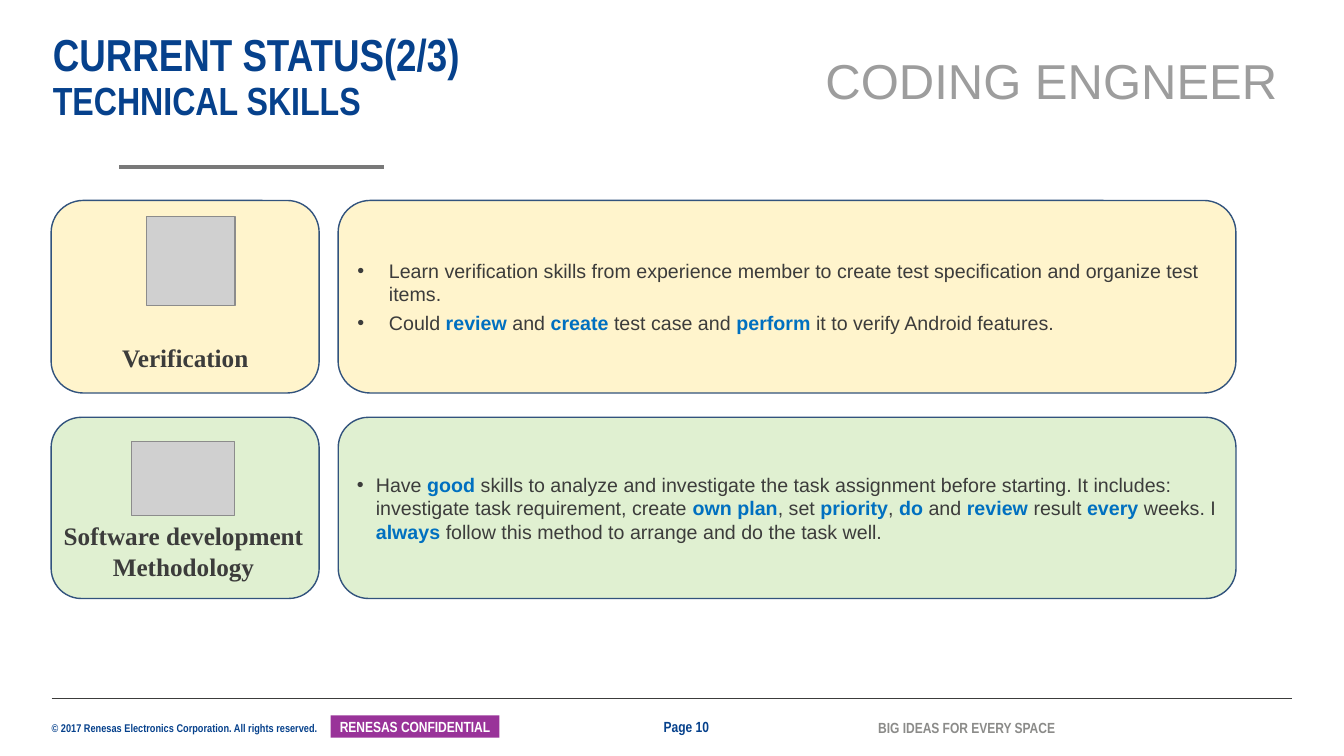
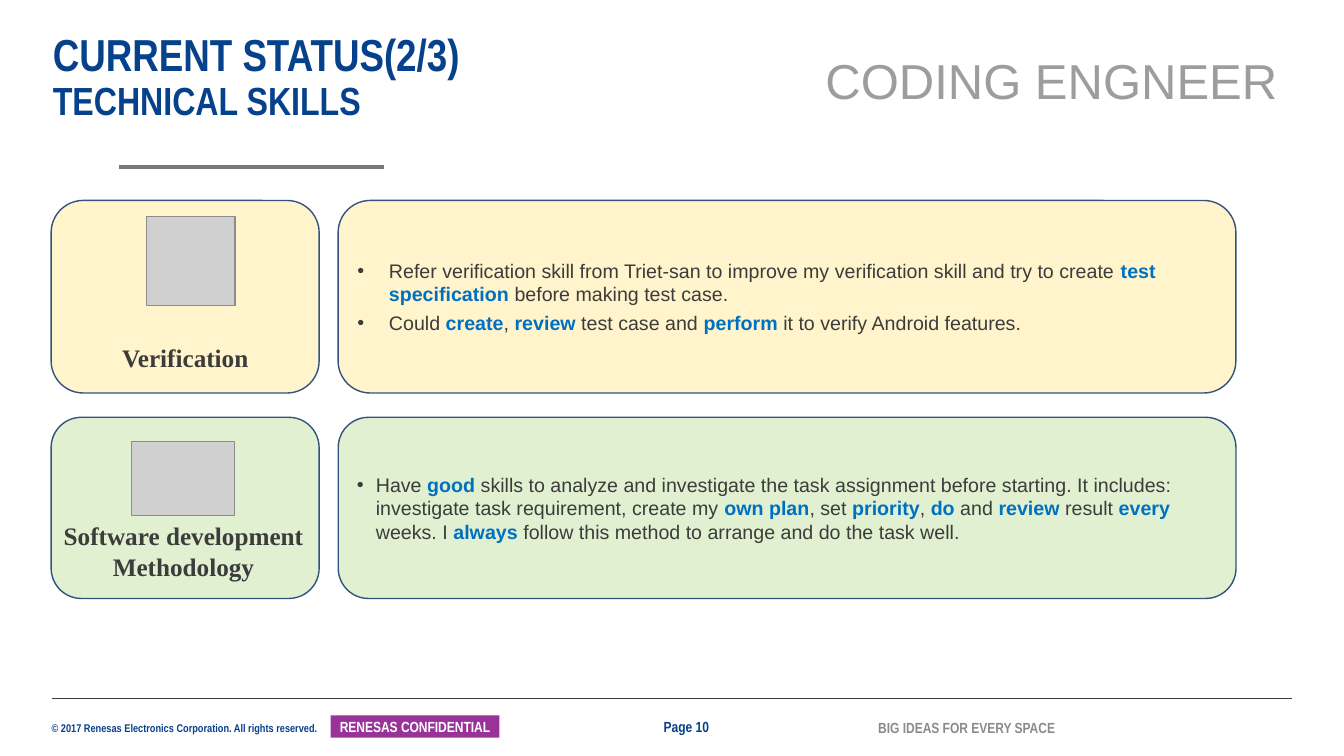
Before and after one commit to tranchikha/myapplication, a slide deck: slide 10 of LAST_TERM/2042_TranChiKha_SS32_MentorMentee_26G.pptx. Drawn at 1344x756 pixels with LibreOffice and Linux fonts; fonts in the diff are those of the drawing; grey boxes stand for pictures; background and template pictures are left out. Boxes give left, top, right and bottom in pixels: in the first picture for what was removed or moved away, otherwise in the second. Text is boxed around its words. In the diff, an @@ line names an element or a change of style, - is before the commit and + after.

```diff
--- a/LAST_TERM/2042_TranChiKha_SS32_MentorMentee_26G.pptx
+++ b/LAST_TERM/2042_TranChiKha_SS32_MentorMentee_26G.pptx
@@ text in rounded rectangle at [389,263,1156,334]: text changed @@
-• Learn verification skills from experience member to create test specification and organize test items.
-• Could review and create test case and perform it to verify Android features.
+• Refer verification skill from Triet-san to improve my verification skill and try to create test specification before making test case.
+• Could create, review test case and perform it to verify Android features.
@@ text in rounded rectangle at [376,477,1171,543]: text changed @@
-• Have good skills to analyze and investigate the task assignment before starting. It includes: investigate task requirement, create own plan, set priority, do and review result every weeks. I always follow this method to arrange and do the task well.
+• Have good skills to analyze and investigate the task assignment before starting. It includes: investigate task requirement, create my own plan, set priority, do and review result every weeks. I always follow this method to arrange and do the task well.
```
Also in this commit, not shown: 6 other slides changed, 1 other file.
